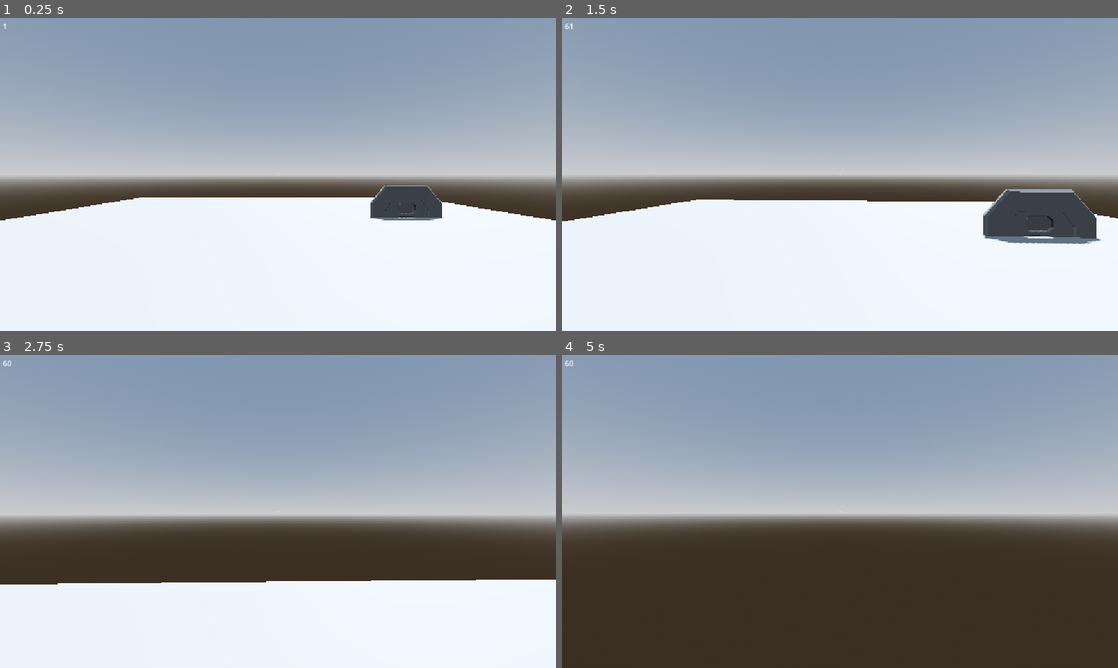
Above: before the commit, frames 1-4 (two rows, left to right).
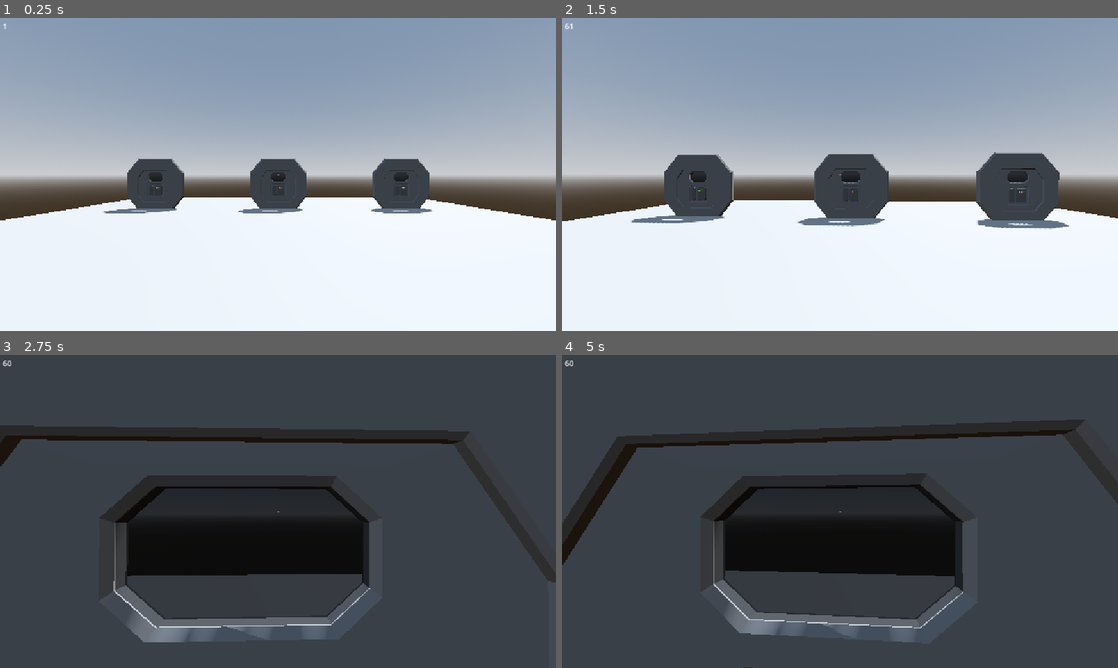
Above: after the commit, the same moments.

Repository: NicheDevelopers/brace-for-impact
Game: Godot game, scene res://src/MapGenerator/parts/doors/demo/DoorsDemo.tscn
The game is run twice, just before and just after one commit, with the same random seed, the same clock (stepped at 60 frames per second) and the same inputs. This scene is started directly instead of the project's main scene.
Inputs (mouse positions are in pixels of both pictures, inside the frame that each line leads up to):
- Up to frame 1 (0.25 s): no input
- Up to frame 2 (1.5 s): tap Enter at 0.5 s; move the mouse to (867, 174) at 0.52 s; hold Ctrl (crouch) 0.53-1.28 s; hold W (move_forward) from 0.53 s (still down); tap Space (jump) at 0.77 s; move the mouse to (812, 174) at 1.27 s; tap E (interact) at 1.35 s
- Up to frame 3 (2.75 s): keep holding W (move_forward); tap Space (jump) at 1.52 s; move the mouse to (289, 505) at 2.02 s; hold Shift (sprint) from 2.03 s (still down)
- Up to frame 4 (5 s): keep holding W (move_forward); move the mouse to (834, 517) at 2.77 s; release Shift (sprint) at 2.78 s; tap Ctrl (crouch) at 2.85 s; tap Space (jump) at 3.02, 3.77, 4.52 s; move the mouse to (878, 514) at 3.52 s; tap E (interact) at 3.6 s; move the mouse to (795, 508) at 4.27 s; tap Shift (sprint) at 4.35 s

The runs differ from the first frame. In frame 1, 4.4% of the frame differs, in the area x 18-80%, y 44-65%; in frame 2, 8.6%; in frame 3, 98%; in frame 4, 98%, in the area x 0-100%, y 0-100%.

Commit message:
Add Door LEDs

Diff:
--- /dev/null
+++ b/src/MapGenerator/common/LEDComponent/LEDComponent.tscn
@@ -0,0 +1,6 @@
+[gd_scene load_steps=2 format=3 uid="uid://dql4v10hq2uxw"]
+
+[ext_resource type="Script" uid="uid://tyckx7djl335" path="res://src/MapGenerator/common/LEDComponent/led_component.gd" id="1_al6g1"]
+
+[node name="LEDComponent" type="Node"]
+script = ExtResource("1_al6g1")
--- /dev/null
+++ b/src/MapGenerator/common/LEDComponent/led_component.gd
@@ -0,0 +1,95 @@
+extends Node
+
+class_name LEDComponent
+
+@onready var _parent_mesh: MeshInstance3D = get_parent() as MeshInstance3D
+@onready var _material := StandardMaterial3D.new()
+
+## Whether the LED is currently ON or OFF.
+@export var _is_on := false
+
+## LED color.
+@export_enum("Green", "Red") var _color := "Green"
+
+## Emission intensity when the LED is ON.
+@export var emission_strength := 2.0
+
+## Darkening factor for the LED's color when it is OFF.
+@export var darken_when_off_strength := 0.3
+
+## Color for the LED when set to Red.
+@export var color_red = Color(0.9, 0.15, 0.15)
+
+## Color for the LED when set to Green.
+@export var color_green = Color(0.15, 0.8, 0.15)
+
+## Default color when the LED is OFF and no specific OFF color is selected.
+@export var color_off = Color(0.7, 0.7, 0.7)
+
+## If true, the LED will appear darkened green when OFF, indicating that it can only be green.
+@export var green_when_off := false
+
+## If true, the LED will appear darkened red when OFF, indicating that it can only be red.
+@export var red_when_off := false
+
+func _ready() -> void:
+	if not _parent_mesh:
+		push_error("Error: Parent is not a MeshInstance3D.")
+		return
+
+	if green_when_off and red_when_off:
+		push_error("Both 'green_when_off' and 'red_when_off' cannot be true simultaneously.")
+		return
+
+	_parent_mesh.material_override = _material
+
+	if green_when_off:
+		_material.albedo_color = color_green.darkened(darken_when_off_strength)
+	elif red_when_off:
+		_material.albedo_color = color_red.darkened(darken_when_off_strength)
+	else:
+		_material.albedo_color = color_off
+
+	_material.emission_enabled = false  # Start with emission disabled
+	update_emission()
+
+func toggle():
+	_is_on = not _is_on
+	update_emission()
+
+func turn_off():
+	_is_on = false
+	update_emission()
+
+func turn_on():
+	_is_on = true
+	update_emission()
+
+func set_red():
+	_color = "Red"
+	update_emission()
+
+func set_green():
+	_color = "Green"
+	update_emission()
+
+func is_on() -> bool:
+	return _is_on
+
+func update_emission():
+	if _is_on:
+		_material.emission_enabled = true
+		if _color == "Green":
+			_material.albedo_color = color_green
+			_material.emission = color_green * emission_strength
+		elif _color == "Red":
+			_material.albedo_color = color_red
+			_material.emission = color_red * emission_strength
+	else:
+		_material.emission_enabled = false
+		if green_when_off:
+			_material.albedo_color = color_green.darkened(darken_when_off_strength)
+		elif red_when_off:
+			_material.albedo_color = color_red.darkened(darken_when_off_strength)
+		else:
+			_material.albedo_color = color_off
--- a/src/MapGenerator/parts/corridors/Corridor.tscn
+++ b/src/MapGenerator/parts/corridors/Corridor.tscn
@@ -4,7 +4,7 @@
 [ext_resource type="PackedScene" uid="uid://b6ap4p00nbeww" path="res://src/MapGenerator/parts/corridors/raw/CorridorCables/CorridorCables.tscn" id="3_ymrpd"]
 [ext_resource type="PackedScene" uid="uid://d308n4tea1len" path="res://src/MapGenerator/parts/corridors/raw/CorridorPipe/CorridorPipe.tscn" id="4_lbf74"]
 [ext_resource type="PackedScene" uid="uid://cgvvemx4qwiy6" path="res://src/MapGenerator/parts/corridors/raw/CorridorLamp/CorridorLamp.tscn" id="5_8c08p"]
-[ext_resource type="PackedScene" uid="uid://cxhjsevs56uf" path="res://src/MapGenerator/parts/doors/raw/DoorSingle/DoorSingle.tscn" id="6_lbf74"]
+[ext_resource type="PackedScene" uid="uid://bmlei331kx2fn" path="res://src/MapGenerator/parts/doors/Doors.tscn" id="6_lbf74"]
 [ext_resource type="PackedScene" uid="uid://rbvof2rvowdb" path="res://src/MapGenerator/parts/corridors/raw/CorridorFloorLarge/CorridorFloorLarge.tscn" id="6_ymrpd"]
 
 [node name="Corridor" type="Node3D"]
@@ -57,5 +57,5 @@
 
 [node name="corridor-floor-large" parent="." instance=ExtResource("6_ymrpd")]
 
-[node name="DoorSingle" parent="." instance=ExtResource("6_lbf74")]
-transform = Transform3D(1, 0, 0, 0, 1, 0, 0, 0, 1, 0, 1.4, -2)
+[node name="Doors" parent="." instance=ExtResource("6_lbf74")]
+transform = Transform3D(1, 0, 0, 0, 1, 0, 0, 0, 1, 0, 0.2, -2)
--- /dev/null
+++ b/src/MapGenerator/parts/doors/Doors.tscn
@@ -0,0 +1,84 @@
+[gd_scene load_steps=9 format=3 uid="uid://bmlei331kx2fn"]
+
+[ext_resource type="PackedScene" uid="uid://cxhjsevs56uf" path="res://src/MapGenerator/parts/doors/raw/DoorSingle/DoorSingle.tscn" id="1_3co4a"]
+[ext_resource type="Script" uid="uid://dlyw1vjva6sba" path="res://src/MapGenerator/parts/doors/doors.gd" id="1_m6cxk"]
+[ext_resource type="PackedScene" uid="uid://cn5orh7t06661" path="res://src/MapGenerator/parts/doors/raw/DoorIndicator/DoorIndicator.tscn" id="2_2qfrq"]
+
+[sub_resource type="Animation" id="Animation_m2m2s"]
+length = 0.001
+tracks/0/type = "value"
+tracks/0/imported = false
+tracks/0/enabled = true
+tracks/0/path = NodePath("Door:position")
+tracks/0/interp = 1
+tracks/0/loop_wrap = true
+tracks/0/keys = {
+"times": PackedFloat32Array(0),
+"transitions": PackedFloat32Array(1),
+"update": 0,
+"values": [Vector3(0, 1.2, 0)]
+}
+
+[sub_resource type="Animation" id="Animation_ksdk8"]
+resource_name = "open"
+length = 2.0
+tracks/0/type = "value"
+tracks/0/imported = false
+tracks/0/enabled = true
+tracks/0/path = NodePath("Door:position")
+tracks/0/interp = 1
+tracks/0/loop_wrap = false
+tracks/0/keys = {
+"times": PackedFloat32Array(0, 2),
+"transitions": PackedFloat32Array(-2, 1),
+"update": 0,
+"values": [Vector3(0, 1.2, 0), Vector3(0, 3.2, 0)]
+}
+
+[sub_resource type="AnimationLibrary" id="AnimationLibrary_igyde"]
+_data = {
+&"RESET": SubResource("Animation_m2m2s"),
+&"open": SubResource("Animation_ksdk8")
+}
+
+[sub_resource type="BoxShape3D" id="BoxShape3D_m2m2s"]
+size = Vector3(2, 6, 2)
+
+[sub_resource type="BoxShape3D" id="BoxShape3D_dydsw"]
+size = Vector3(4, 2.5, 2)
+
+[node name="Doors" type="Node3D"]
+script = ExtResource("1_m6cxk")
+
+[node name="AnimationPlayer" type="AnimationPlayer" parent="."]
+root_node = NodePath("../DoorSingle")
+libraries = {
+&"": SubResource("AnimationLibrary_igyde")
+}
+
+[node name="DetectionArea" type="Area3D" parent="."]
+
+[node name="CollisionShape3D" type="CollisionShape3D" parent="DetectionArea"]
+transform = Transform3D(1, 0, 0, 0, -4.37114e-08, 1, 0, -1, -4.37114e-08, 0, 1, 0)
+shape = SubResource("BoxShape3D_m2m2s")
+
+[node name="CollisionShape3D2" type="CollisionShape3D" parent="DetectionArea"]
+transform = Transform3D(1, 0, 0, 0, -4.37114e-08, 1, 0, -1, -4.37114e-08, 0, 1, 1.75)
+shape = SubResource("BoxShape3D_dydsw")
+
+[node name="CollisionShape3D3" type="CollisionShape3D" parent="DetectionArea"]
+transform = Transform3D(1, 0, 0, 0, -4.37114e-08, 1, 0, -1, -4.37114e-08, 0, 1, -1.75)
+shape = SubResource("BoxShape3D_dydsw")
+
+[node name="DoorSingle" parent="." instance=ExtResource("1_3co4a")]
+
+[node name="DoorIndicator" parent="DoorSingle/Door" index="7" instance=ExtResource("2_2qfrq")]
+transform = Transform3D(1, 0, 0, 0, 1, 0, 0, 0, 1, 0.125275, -0.2, 0.0450985)
+
+[node name="DoorIndicator2" parent="DoorSingle/Door" index="8" instance=ExtResource("2_2qfrq")]
+transform = Transform3D(-1, 0, 8.74228e-08, 0, 1, 0, -8.74228e-08, 0, -1, -0.125, -0.2, -0.045)
+
+[connection signal="body_entered" from="DetectionArea" to="." method="_on_detection_area_body_entered"]
+[connection signal="body_exited" from="DetectionArea" to="." method="_on_detection_area_body_exited"]
+
+[editable path="DoorSingle"]
--- a/src/MapGenerator/parts/doors/demo/DoorsDemo.tscn
+++ b/src/MapGenerator/parts/doors/demo/DoorsDemo.tscn
@@ -1,7 +1,7 @@
 [gd_scene load_steps=7 format=3 uid="uid://chx8l2refhj03"]
 
 [ext_resource type="PackedScene" uid="uid://v1af140jq2of" path="res://src/Player/Player.tscn" id="1_q3n3o"]
-[ext_resource type="PackedScene" uid="uid://cxhjsevs56uf" path="res://src/MapGenerator/parts/doors/raw/DoorSingle/DoorSingle.tscn" id="2_x52ap"]
+[ext_resource type="PackedScene" uid="uid://bmlei331kx2fn" path="res://src/MapGenerator/parts/doors/Doors.tscn" id="2_x52ap"]
 
 [sub_resource type="ProceduralSkyMaterial" id="ProceduralSkyMaterial_q3n3o"]
 sky_horizon_color = Color(0.662243, 0.671743, 0.686743, 1)
@@ -34,5 +34,14 @@
 [node name="Player" parent="." instance=ExtResource("1_q3n3o")]
 transform = Transform3D(1, 0, 0, 0, 1, 0, 0, 0, 1, 0, 1, 5)
 
-[node name="DoorSingle" parent="." instance=ExtResource("2_x52ap")]
-transform = Transform3D(1, 0, 0, 0, 1, 0, 0, 0, 1, 5, 0, -3)
+[node name="Doors" parent="." instance=ExtResource("2_x52ap")]
+transform = Transform3D(1, 0, 0, 0, 1, 0, 0, 0, 1, -6, 0, -5)
+
+[node name="Doors2" parent="." instance=ExtResource("2_x52ap")]
+transform = Transform3D(1, 0, 0, 0, 1, 0, 0, 0, 1, 0, 0, -5)
+is_locked = true
+
+[node name="Doors3" parent="." instance=ExtResource("2_x52ap")]
+transform = Transform3D(1, 0, 0, 0, 1, 0, 0, 0, 1, 6, 0, -5)
+is_locked = true
+is_locked_manually = true
--- /dev/null
+++ b/src/MapGenerator/parts/doors/doors.gd
@@ -0,0 +1,53 @@
+extends Node3D
+
+@onready var animation_player = $AnimationPlayer
+@onready var detection_area = $DetectionArea
+@onready var door_indicators = [$DoorSingle/Door/DoorIndicator, $DoorSingle/Door/DoorIndicator2]
+
+@export var is_locked := false
+@export var is_locked_manually := false
+var _is_moving := false
+
+func _ready() -> void:
+	_update_door_indicators()
+
+func lock():
+	is_locked = true
+	_update_door_indicators()
+
+func unlock():
+	is_locked = false
+	_update_door_indicators()
+
+func _physics_process(delta: float) -> void:
+	_is_moving = animation_player.is_playing()
+	_update_door_indicators()
+
+func _on_detection_area_body_entered(body: Node3D) -> void:
+	if body is not CharacterBody3D:
+		return
+
+	if is_locked:
+		return
+
+	animation_player.speed_scale = 1.5
+
+	if not animation_player.is_playing():
+		pass
+		animation_player.play("open")
+
+func _on_detection_area_body_exited(body: Node3D) -> void:
+	if body is not CharacterBody3D:
+		return
+
+	if is_locked:
+		return
+
+	animation_player.speed_scale = -1.5
+
+	if not animation_player.is_playing():
+		animation_player.play("open", -1.0, 1.5, true)
+
+func _update_door_indicators():
+	for indicator in door_indicators:
+		indicator.update(is_locked, is_locked_manually, _is_moving)
--- /dev/null
+++ b/src/MapGenerator/parts/doors/raw/DoorIndicator/DoorIndicator.tscn
@@ -0,0 +1,24 @@
+[gd_scene load_steps=5 format=3 uid="uid://cn5orh7t06661"]
+
+[ext_resource type="PackedScene" uid="uid://ccfvrrtje65uf" path="res://src/MapGenerator/parts/doors/raw/DoorIndicator/model/door-indicator.glb" id="1_i1lwi"]
+[ext_resource type="Material" uid="uid://dcc1strrrwn65" path="res://src/MapGenerator/parts/doors/raw/DoorSingle/door_material.tres" id="2_hn6g2"]
+[ext_resource type="Script" uid="uid://dfdjispp45ffa" path="res://src/MapGenerator/parts/doors/raw/DoorIndicator/door_indicator.gd" id="2_pt31i"]
+[ext_resource type="PackedScene" uid="uid://dql4v10hq2uxw" path="res://src/MapGenerator/common/LEDComponent/LEDComponent.tscn" id="3_hn6g2"]
+
+[node name="DoorIndicator" instance=ExtResource("1_i1lwi")]
+script = ExtResource("2_pt31i")
+
+[node name="Base" parent="." index="0"]
+surface_material_override/0 = ExtResource("2_hn6g2")
+
+[node name="LEDComponent" parent="Base/Diode1" index="0" instance=ExtResource("3_hn6g2")]
+emission_strength = 2.5
+
+[node name="LEDComponent" parent="Base/Diode2" index="0" instance=ExtResource("3_hn6g2")]
+_color = "Red"
+emission_strength = 2.5
+red_when_off = true
+
+[node name="LEDComponent" parent="Base/Diode3" index="0" instance=ExtResource("3_hn6g2")]
+emission_strength = 2.5
+green_when_off = true
--- /dev/null
+++ b/src/MapGenerator/parts/doors/raw/DoorIndicator/door_indicator.gd
@@ -0,0 +1,57 @@
+extends Node3D
+
+@onready var is_locked_led: LEDComponent = $Base/Diode1/LEDComponent
+@onready var is_locked_manually_led: LEDComponent = $Base/Diode2/LEDComponent
+@onready var is_moving_led: LEDComponent = $Base/Diode3/LEDComponent
+
+func _ready() -> void:
+	is_locked_manually_led.red_when_off = true
+	is_moving_led.green_when_off = true
+
+	is_locked_led.set_green()
+	is_locked_led.turn_on()
+
+	is_locked_manually_led.turn_off()
+
+	is_moving_led.turn_off()
+
+func update(is_locked: bool, is_locked_manually: bool, is_moving: bool):
+	if is_locked:
+		_indicate_locked()
+	else:
+		_indicate_unlocked()
+
+	if is_locked_manually:
+		_indicate_locked_manually()
+	else:
+		_indicate_unlocked_manually()
+
+	if is_moving:
+		_indicate_moving()
+	else:
+		_indicate_stationary()
+
+## Indicate that the door is locked, independent of how it was locked
+func _indicate_locked():
+	is_locked_led.set_red()
+	is_locked_led.turn_on()
+
+## Indicate that the door is unlocked
+func _indicate_unlocked():
+	is_locked_led.set_green()
+	is_locked_led.turn_on()
+
+## Indicate that the door was locked manually, by some Player
+func _indicate_locked_manually():
+	is_locked_manually_led.turn_on()
+
+func _indicate_unlocked_manually():
+	is_locked_manually_led.turn_off()
+
+## Indicate that the door is moving
+func _indicate_moving():
+	is_moving_led.turn_on()
+
+## Indicate that the door is stationary
+func _indicate_stationary():
+	is_moving_led.turn_off()
--- a/src/MapGenerator/parts/doors/raw/DoorSingle/DoorSingle.tscn
+++ b/src/MapGenerator/parts/doors/raw/DoorSingle/DoorSingle.tscn
@@ -1,84 +1,17 @@
-[gd_scene load_steps=12 format=3 uid="uid://cxhjsevs56uf"]
+[gd_scene load_steps=6 format=3 uid="uid://cxhjsevs56uf"]
 
 [ext_resource type="PackedScene" uid="uid://boxtwod7j2pa5" path="res://src/MapGenerator/parts/doors/raw/DoorSingle/model/door-single.glb" id="1_0isvo"]
-[ext_resource type="Script" uid="uid://dlyw1vjva6sba" path="res://src/MapGenerator/parts/doors/raw/DoorSingle/door_single.gd" id="2_ksdk8"]
 [ext_resource type="Material" uid="uid://dcc1strrrwn65" path="res://src/MapGenerator/parts/doors/raw/DoorSingle/door_material.tres" id="3_dydsw"]
 [ext_resource type="Material" uid="uid://c8u7ddbirrt6a" path="res://src/MapGenerator/parts/doors/raw/DoorSingle/window_material.tres" id="3_m2m2s"]
 [ext_resource type="Material" uid="uid://2rc44iy5ukga" path="res://src/MapGenerator/parts/doors/raw/DoorSingle/door_material_2.tres" id="4_5o183"]
 
-[sub_resource type="BoxShape3D" id="BoxShape3D_m2m2s"]
-size = Vector3(2, 6, 2)
-
-[sub_resource type="BoxShape3D" id="BoxShape3D_dydsw"]
-size = Vector3(4, 2.5, 2)
-
-[sub_resource type="Animation" id="Animation_m2m2s"]
-length = 0.001
-tracks/0/type = "value"
-tracks/0/imported = false
-tracks/0/enabled = true
-tracks/0/path = NodePath("Door:position")
-tracks/0/interp = 1
-tracks/0/loop_wrap = true
-tracks/0/keys = {
-"times": PackedFloat32Array(0),
-"transitions": PackedFloat32Array(1),
-"update": 0,
-"values": [Vector3(0, 0, 0)]
-}
-
-[sub_resource type="Animation" id="Animation_ksdk8"]
-resource_name = "open"
-length = 2.0
-tracks/0/type = "value"
-tracks/0/imported = false
-tracks/0/enabled = true
-tracks/0/path = NodePath("Door:position")
-tracks/0/interp = 1
-tracks/0/loop_wrap = false
-tracks/0/keys = {
-"times": PackedFloat32Array(0, 2),
-"transitions": PackedFloat32Array(-2, 1),
-"update": 0,
-"values": [Vector3(0, 0, 0), Vector3(0, 2, 0)]
-}
-
-[sub_resource type="AnimationLibrary" id="AnimationLibrary_igyde"]
-_data = {
-&"RESET": SubResource("Animation_m2m2s"),
-&"open": SubResource("Animation_ksdk8")
-}
-
 [sub_resource type="ConvexPolygonShape3D" id="ConvexPolygonShape3D_4mn3a"]
-points = PackedVector3Array(-0.882021, 0.0424461, -0.023454, 0.837809, 2.60071, -0.023454, 1.36724, 0.615901, -0.023454, 0.882021, 0.0424461, 0.108857, -1.36724, 1.93885, 0.108857, -0.837809, 2.60071, -0.023454, 1.36724, 1.93885, 0.108857, -0.882021, 0.0424461, 0.108857, -1.41145, 0.704298, -0.023454, -0.837809, 2.55638, 0.108857, 0.882021, 0.0424461, -0.023454, 1.41145, 1.89478, -0.023454, -1.41145, 1.89478, -0.023454, 1.36724, 0.660225, 0.108857, -1.36724, 0.660225, 0.108857, 0.837809, 2.55638, 0.108857, 1.41145, 0.704298, -0.023454, -1.36724, 0.615901, -0.023454, 1.36724, 1.98293, -0.023454, -1.36724, 1.98293, -0.023454, 0.926232, 2.46824, 0.108857, -0.926232, 2.46824, 0.108857, 1.0141, 0.174917, -0.023454, -1.0141, 0.174917, -0.023454, 0.926232, 2.51206, -0.023454, -0.926232, 2.51206, -0.023454, -1.23488, 0.483681, 0.108857, 1.23488, 0.483681, 0.108857)
+points = PackedVector3Array(-0.882021, -1.23153, -0.112054, 1.36724, -0.658325, 0.108486, -1.36724, 0.620304, 0.108486, -0.837809, 1.23783, -0.112054, 1.36724, -0.658325, -0.112054, -0.882021, -1.27585, 0.108486, 0.882021, -1.27585, 0.108486, 1.36724, 0.620304, 0.108486, -1.36724, -0.658325, -0.112054, -0.837809, 1.23783, 0.108486, 1.36724, 0.620304, -0.112054, 0.882021, -1.23153, -0.112054, -1.36724, 0.620304, -0.112054, -1.36724, -0.658325, 0.108486, 0.837809, 1.23783, -0.112054, 0.837809, 1.23783, 0.108486, -0.926232, 1.14994, -0.112054, 0.926232, 1.14994, -0.112054, 1.0141, -1.09931, -0.112054, -1.0141, -1.09931, -0.112054, 0.926232, 1.14994, 0.108486, -0.926232, 1.14994, 0.108486, 1.23488, -0.834619, 0.108486, -1.23488, -0.834619, 0.108486)
 
 [node name="DoorSingle" instance=ExtResource("1_0isvo")]
+
+[node name="Door" parent="." index="0"]
 transform = Transform3D(1, 0, 0, 0, 1, 0, 0, 0, 1, 0, 1.2, 0)
-script = ExtResource("2_ksdk8")
-
-[node name="DetectionArea" type="Area3D" parent="." index="0"]
-transform = Transform3D(1, 0, 0, 0, 1, 0, 0, 0, 1, 0, -1.2, 0)
-visible = false
-
-[node name="CollisionShape3D" type="CollisionShape3D" parent="DetectionArea" index="0"]
-transform = Transform3D(1, 0, 0, 0, -4.37114e-08, 1, 0, -1, -4.37114e-08, 0, 1, 0)
-shape = SubResource("BoxShape3D_m2m2s")
-
-[node name="CollisionShape3D2" type="CollisionShape3D" parent="DetectionArea" index="1"]
-transform = Transform3D(1, 0, 0, 0, -4.37114e-08, 1, 0, -1, -4.37114e-08, 0, 1, 1.75)
-shape = SubResource("BoxShape3D_dydsw")
-
-[node name="CollisionShape3D3" type="CollisionShape3D" parent="DetectionArea" index="2"]
-transform = Transform3D(1, 0, 0, 0, -4.37114e-08, 1, 0, -1, -4.37114e-08, 0, 1, -1.75)
-shape = SubResource("BoxShape3D_dydsw")
-
-[node name="AnimationPlayer" type="AnimationPlayer" parent="." index="1"]
-libraries = {
-&"": SubResource("AnimationLibrary_igyde")
-}
-
-[node name="Door" parent="." index="2"]
-transform = Transform3D(1, 0, 0, 0, 1, 0, 0, 0, 1, 0, 0, 0)
 surface_material_override/0 = ExtResource("3_dydsw")
 
 [node name="PanelLarge1" parent="Door" index="0"]
@@ -100,11 +33,7 @@
 surface_material_override/0 = ExtResource("3_m2m2s")
 
 [node name="StaticBody3D" type="StaticBody3D" parent="Door" index="6"]
-transform = Transform3D(1, 0, 0, 0, 1, 0, 0, 0, 1, 0.002105, -1.2, 0.00113583)
-visible = false
+transform = Transform3D(1, 0, 0, 0, 1, 0, 0, 0, 1, 0, 0.2, 0)
 
 [node name="CollisionShape3D" type="CollisionShape3D" parent="Door/StaticBody3D" index="0"]
 shape = SubResource("ConvexPolygonShape3D_4mn3a")
-
-[connection signal="body_entered" from="DetectionArea" to="." method="_on_detection_area_body_entered"]
-[connection signal="body_exited" from="DetectionArea" to="." method="_on_detection_area_body_exited"]
--- a/src/MapGenerator/parts/doors/raw/DoorSingle/door_single.gd
+++ /dev/null
@@ -1,23 +0,0 @@
-extends Node3D
-
-@onready var animation_player = $AnimationPlayer
-@onready var detection_area = $DetectionArea
-
-func _on_detection_area_body_entered(body: Node3D) -> void:
-	if body is not CharacterBody3D:
-		return
-
-	animation_player.speed_scale = 1.5
-
-	if not animation_player.is_playing():
-		pass
-		animation_player.play("open")
-
-func _on_detection_area_body_exited(body: Node3D) -> void:
-	if body is not CharacterBody3D:
-		return
-
-	animation_player.speed_scale = -1.5
-
-	if not animation_player.is_playing():
-		animation_player.play("open", -1.0, 1.5, true)
Not shown, added: src/MapGenerator/common/LEDComponent/led_component.gd.uid
Renamed: src/MapGenerator/parts/doors/raw/DoorSingle/door_single.gd.uid -> src/MapGenerator/parts/doors/doors.gd.uid
Not shown, added: src/MapGenerator/parts/doors/raw/DoorIndicator/door_indicator.gd.uid
Not shown, added: src/MapGenerator/parts/doors/raw/DoorIndicator/model/door-indicator.blend.import
Binary file added: src/MapGenerator/parts/doors/raw/DoorIndicator/model/door-indicator.glb
Not shown, added: src/MapGenerator/parts/doors/raw/DoorIndicator/model/door-indicator.glb.import
Binary file changed: src/MapGenerator/parts/doors/raw/DoorSingle/model/door-single.glb
Not shown, added: src/MapGenerator/parts/doors/raw/DoorIndicator/model/door-indicator.blend
Not shown, changed: src/MapGenerator/parts/doors/raw/DoorSingle/model/door-single.blend
